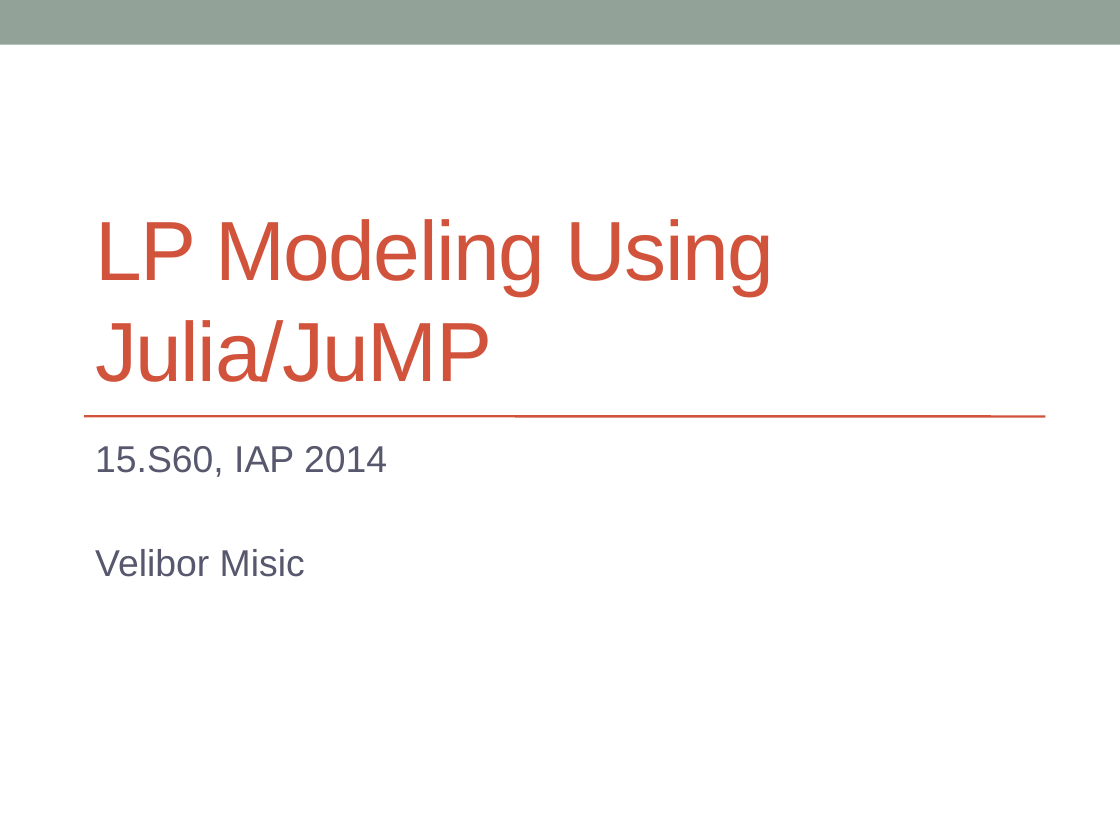
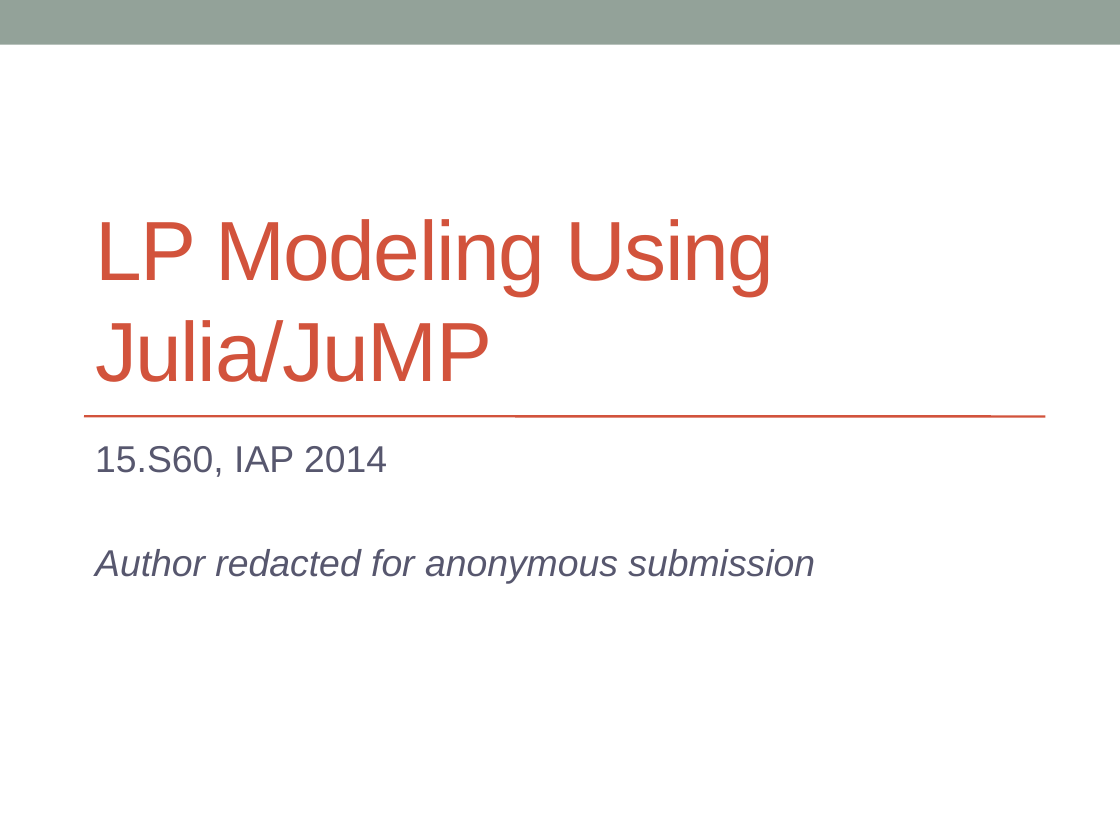
Before and after one commit to IainNZ/ORSoftwareTools2014, a slide deck: slide 1 of Modelling/LPModeling.pptx. Drawn at 1120x840 pixels with LibreOffice and Linux fonts; fonts in the diff are those of the drawing. Boxes give left, top, right and bottom in pixels: in the first picture for what was removed or moved away, otherwise in the second. Text is boxed around its words. In the diff, an @@ line names an element or a change of style, - is before the commit and + after.

```diff
--- a/Modelling/LPModeling.pptx
+++ b/Modelling/LPModeling.pptx
@@ subtitle at box(95, 549, 815, 584): text changed; italic on @@
-Velibor Misic
+Author redacted for anonymous submission
```
Also in this commit, not shown: 5 other slides changed, 22 other files.
